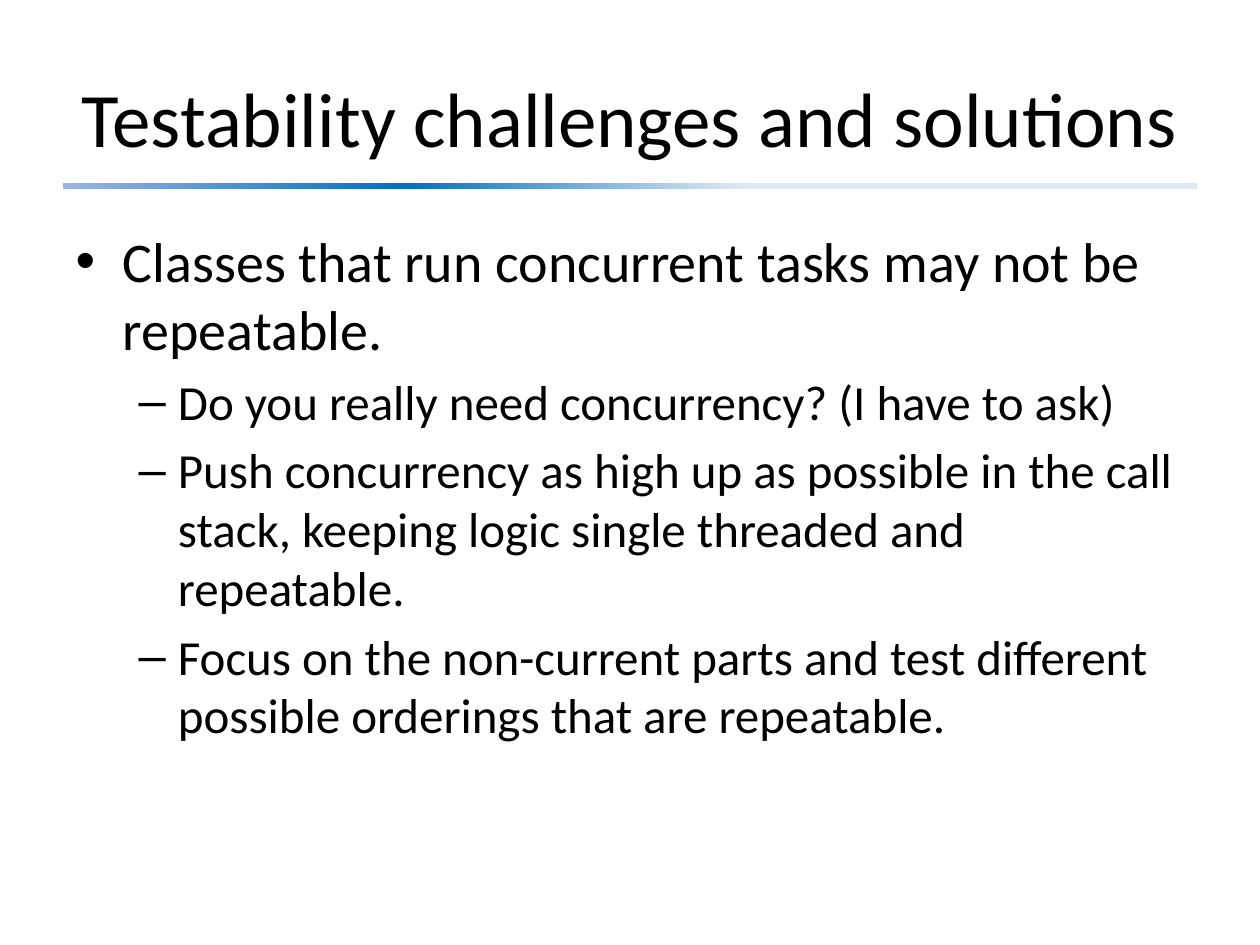
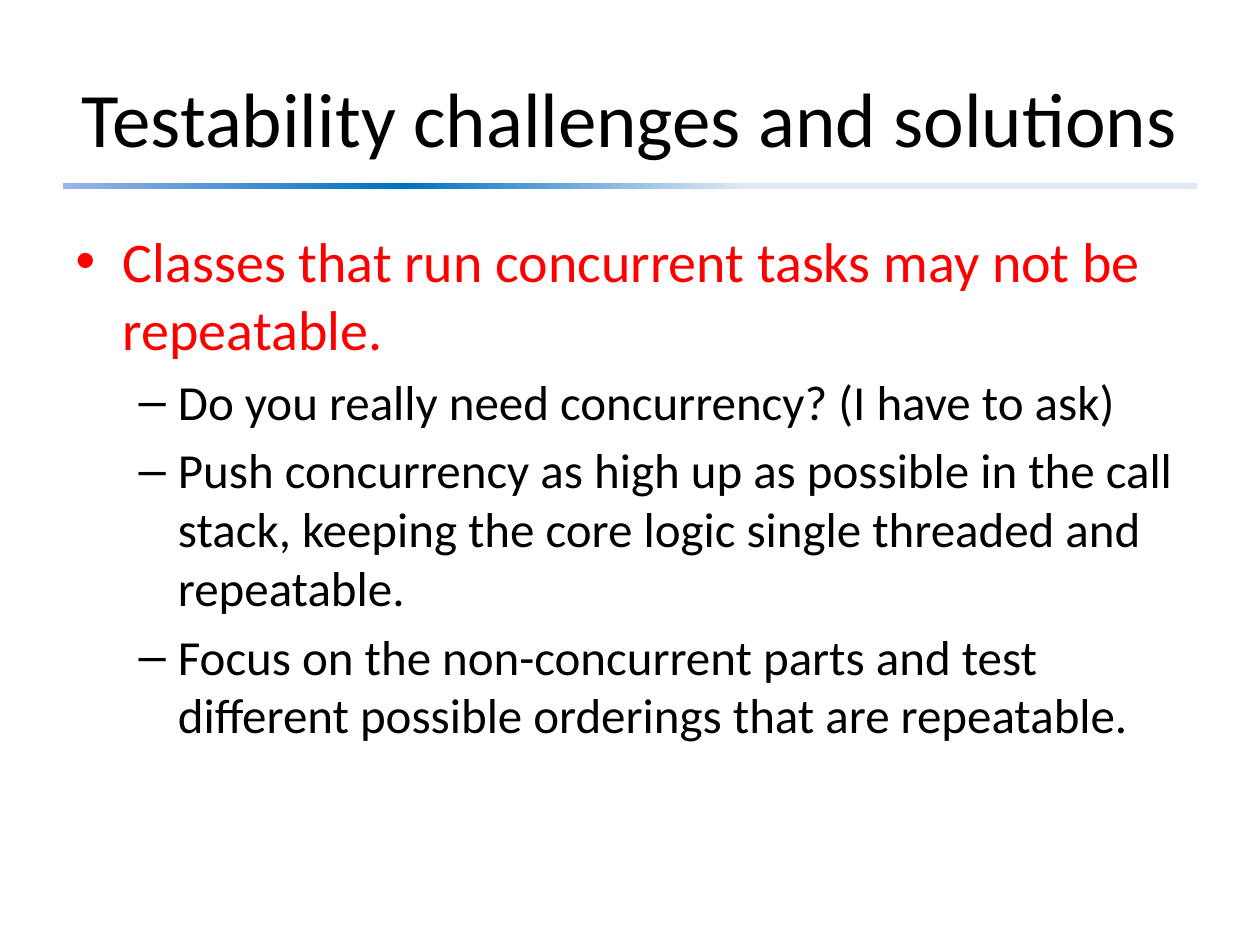
Before and after one commit to david-sackstein/solid-c-cpp, a slide deck: slide 20 of Module 2 - The Importance of Tests.pptx. Drawn at 1260x945 pixels with LibreOffice and Linux fonts; fonts in the diff are those of the drawing. Boxes give left, top, right and bottom in pixels: in the first picture for what was removed or moved away, otherwise in the second. Text is boxed around its words. In the diff, an @@ line names an element or a change of style, - is before the commit and + after.

```diff
--- a/Module 2 - The Importance of Tests.pptx
+++ b/Module 2 - The Importance of Tests.pptx
@@ text at box(123, 243, 1139, 359): text colour #000000 to #FF0000 in "Classes that run concurrent tasks may not ..." @@
@@ text at box(178, 454, 1172, 742): text changed @@
-  – Push concurrency as high up as possible in the call stack, keeping logic single threaded and repeatable.
-  – Focus on the non-current parts and test different possible orderings that are repeatable.
+  – Push concurrency as high up as possible in the call stack, keeping the core logic single threaded and repeatable.
+  – Focus on the non-concurrent parts and test different possible orderings that are repeatable.
```
Also in this commit, not shown: 15 other slides changed, 2 slides added, 3 other files.
